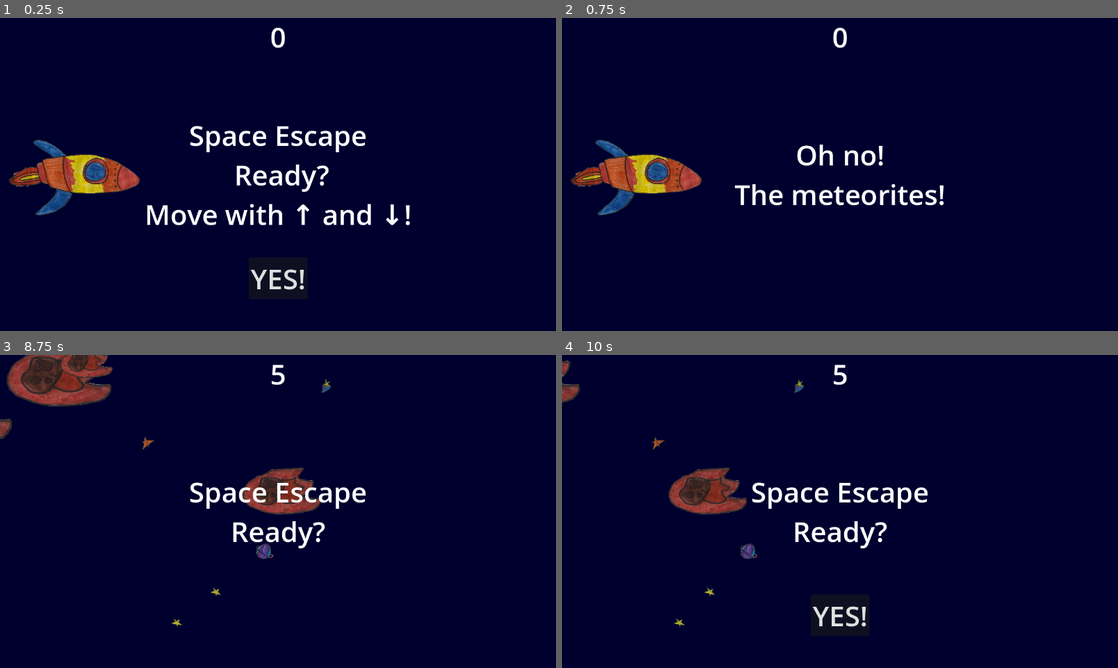
Above: before the commit, frames 1-4 (two rows, left to right).
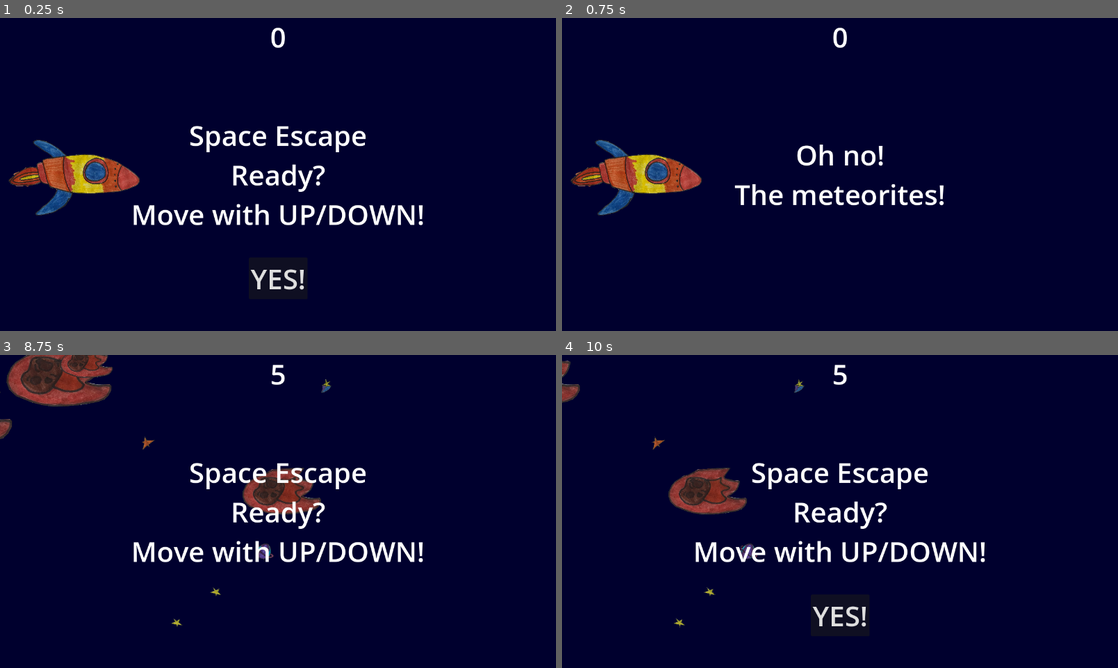
Above: after the commit, the same moments.

Repository: NotYetTerminal/SpaceEscape
Game: Godot game, scene res://scenes/root.tscn
The game is run twice, just before and just after one commit, with the same random seed, the same clock (stepped at 60 frames per second) and the same inputs. Sound files missing from this copy of the repository are replaced by a short silence.
Inputs:
- Up to frame 1 (0.25 s): no input
- Up to frame 2 (0.75 s): click "YES!" at 0.5 s
- Up to frame 3 (8.75 s): tap Enter at 1.25 s; hold Up (move_up) 1.28-2.78 s; hold Down (move_down) 2.78-5.03 s; hold Up (move_up) from 5.03 s (still down)
- Up to frame 4 (10 s): release Up (move_up) at 8.78 s; hold Down (move_down) from 8.78 s (still down)

The runs differ from the first frame. In frame 1, 2.5% of the frame differs, in the area x 24-77%, y 46-67%; in frame 2, nothing differs; in frame 3, 4.0%; in frame 4, 4.0%, in the area x 24-77%, y 34-67%.

Commit message:
exported

Diff:
--- a/SpaceEscape/scenes/hud.gd
+++ b/SpaceEscape/scenes/hud.gd
@@ -14,7 +14,7 @@
 	show_message("Game \nOver!")
 	await $MessageTimer.timeout
 
-	$Message.text = "Space Escape\nReady?"
+	$Message.text = "Space Escape\nReady?\nMove with UP/DOWN!"
 	$Message.show()
 	await  get_tree().create_timer(1.0).timeout
 	$StartButton.show()
--- a/SpaceEscape/scenes/hud.tscn
+++ b/SpaceEscape/scenes/hud.tscn
@@ -35,8 +35,8 @@
 size_flags_horizontal = 4
 theme_override_font_sizes/font_size = 64
 text = "Space Escape
- Ready?
-Move with ↑ and ↓!
+Ready?
+Move with UP/DOWN!
 "
 horizontal_alignment = 1
 vertical_alignment = 1
Not shown, changed: SpaceEscape/export_presets.cfg
Not shown, added: SpaceEscape/exports/Space Escape.apple-touch-icon.png.import
Not shown, added: SpaceEscape/exports/Space Escape.icon.png.import
Not shown, added: SpaceEscape/exports/Space Escape.png.import
Not shown, added: SpaceEscape/exports/Space Escape.apple-touch-icon.png
Not shown, added: SpaceEscape/exports/Space Escape.audio.worklet.js
Not shown, added: SpaceEscape/exports/Space Escape.icon.png
Not shown, added: SpaceEscape/exports/Space Escape.js
Not shown, added: SpaceEscape/exports/Space Escape.pck
Not shown, added: SpaceEscape/exports/Space Escape.png
Not shown, added: SpaceEscape/exports/Space Escape.wasm
Not shown, added: SpaceEscape/exports/Space Escape.worker.js
(and 2 more such lines)
